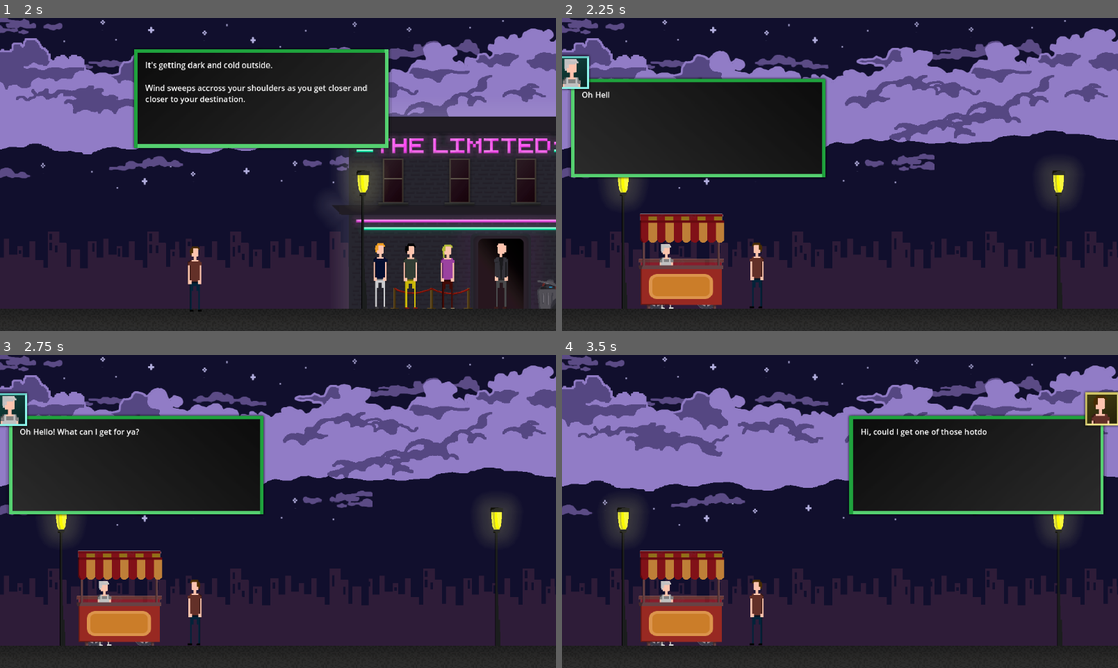
Above: before the commit, frames 1-4 (two rows, left to right).
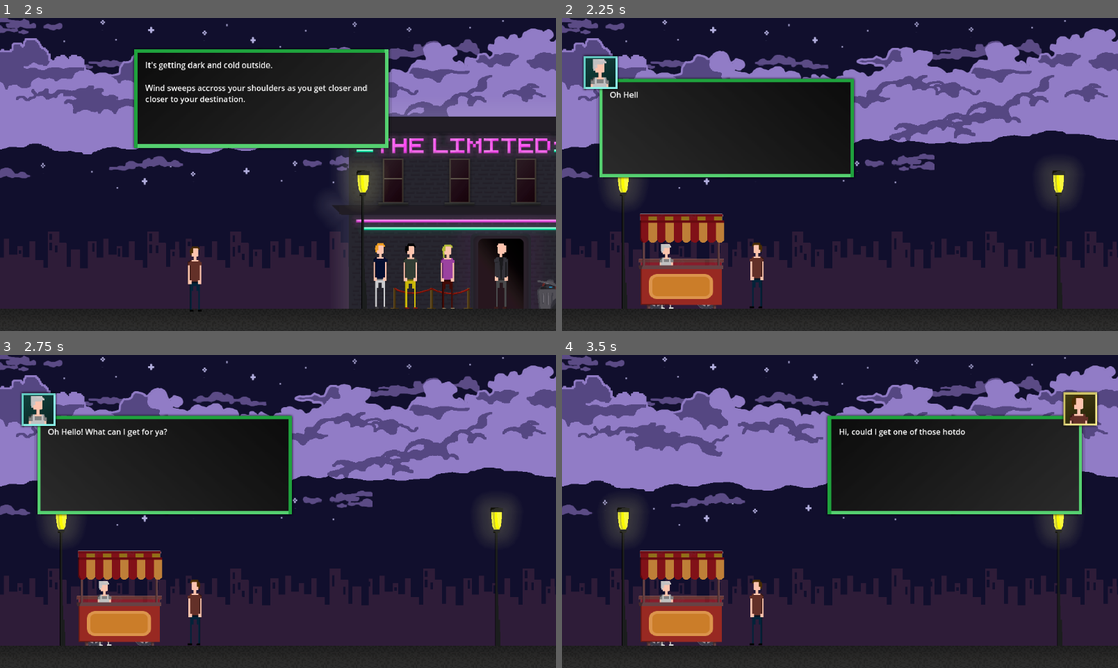
Above: after the commit, the same moments.

Repository: LudumSJB/The-Limited
Game: Godot game, scene res://scenes/MainMenu.tscn
The game is run twice, just before and just after one commit, with the same random seed, the same clock (stepped at 60 frames per second) and the same inputs.
Inputs:
- Up to frame 1 (2 s): click "Play" at 0.5 s; tap Enter (ui_accept) at 1.25, 1.52 s; hold D (right) from 1.28 s (still down); tap Space (action_button) at 1.35 s
- Up to frame 2 (2.25 s): keep holding D (right); tap Enter (ui_accept) at 2 s; tap N (next_level) at 2.1 s
- Up to frame 3 (2.75 s): keep holding D (right); tap Enter (ui_accept) at 2.27 s
- Up to frame 4 (3.5 s): release D (right) at 2.78 s; hold A (left) from 2.78 s (still down); tap Space (action_button) at 2.85 s

Frame 1 is identical in both runs. In frame 2, 4.4% of the frame differs, in the area x 0-53%, y 11-52%; in frame 3, 4.6%; in frame 4, 3.8%.

Commit message:
fix dialog positions

Diff:
--- a/dialogs/club_act1.json
+++ b/dialogs/club_act1.json
@@ -5,20 +5,20 @@
 		"action": "close_dialog"
 	},
 	{
-		"dialog_position": 1,
+		"dialog_position": 2,
 		"text": "Hi! Nice to see you around! \n\nWhat can I make for you?",
 		"face": 1,
 		"sound": 1
 	},
 	{
-		"dialog_position": 2,
+		"dialog_position": 1,
 		"text": "Oh, a happy martini of course!",
-		"face": 1,
+		"face": 0,
 	},
 	{
-		"dialog_position": 1,
+		"dialog_position": 2,
 		"text": "The usual, I like it! \nComing right up!",
-		"face": 0,
+		"face": 1,
 		"sound": 1
 	},
 	{
@@ -26,9 +26,9 @@
 		"text": "You take a peek to the dance floor. \nThere's good boogie going on and you would like to join them.",
 	},
 	{
-		"dialog_position": 1,
+		"dialog_position": 2,
 		"text": "Here you go! \n[color=#76428a]One happy martini![/color] \n\nI see you looking at them peeps. \nGo join em!",
-		"face": 0,
+		"face": 1,
 		"sound": 1,
 		"next_act": "club_act2"
 	},
--- a/scenes/dialog_system.tscn
+++ b/scenes/dialog_system.tscn
@@ -13,14 +13,15 @@
 position = Vector2(543, 170)
 
 [node name="dialogPosition2" type="Node2D" parent="."]
-position = Vector2(289, 230)
+position = Vector2(346, 230)
 
 [node name="dialogPosition1" type="Node2D" parent="."]
-position = Vector2(853, 230)
+position = Vector2(809, 230)
 
 [node name="Sprite2D" type="Sprite2D" parent="."]
-position = Vector2(292, 227)
+position = Vector2(346, 230)
 texture = ExtResource("2_urcba")
+metadata/_edit_group_ = true
 
 [node name="RichTextLabel" type="RichTextLabel" parent="Sprite2D"]
 texture_filter = 1
--- a/scripts/RhythmMinigameManager.gd
+++ b/scripts/RhythmMinigameManager.gd
@@ -45,4 +45,4 @@
 	animator.play("player_lose")
 	await get_tree().create_timer(1).timeout
 	# get_tree().reload_current_scene() - we need to queuefree and instance this rather than restart the parent scene
-	root.MiniGameEnded()
+#	root.MiniGameEnded()
